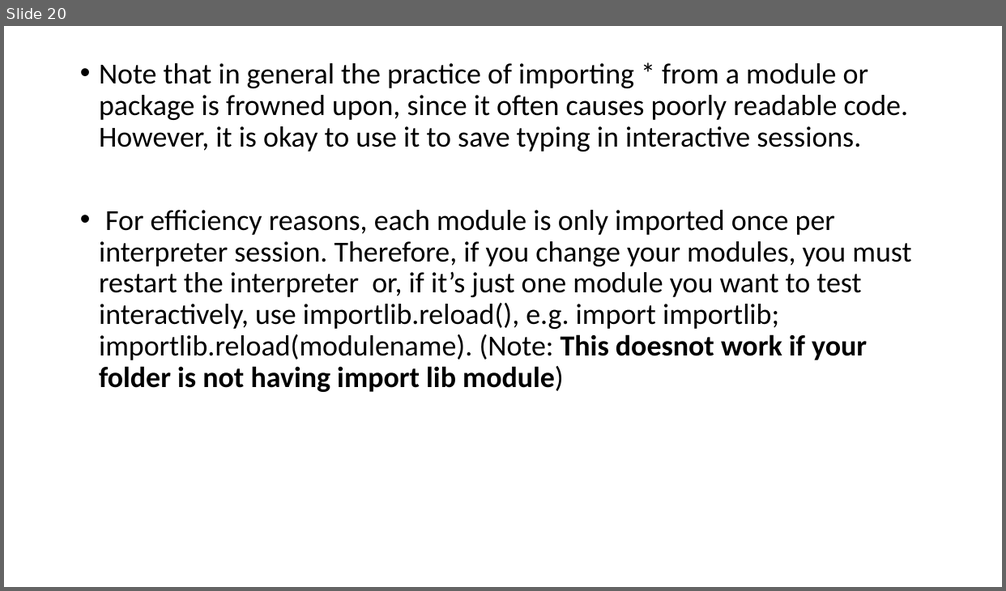
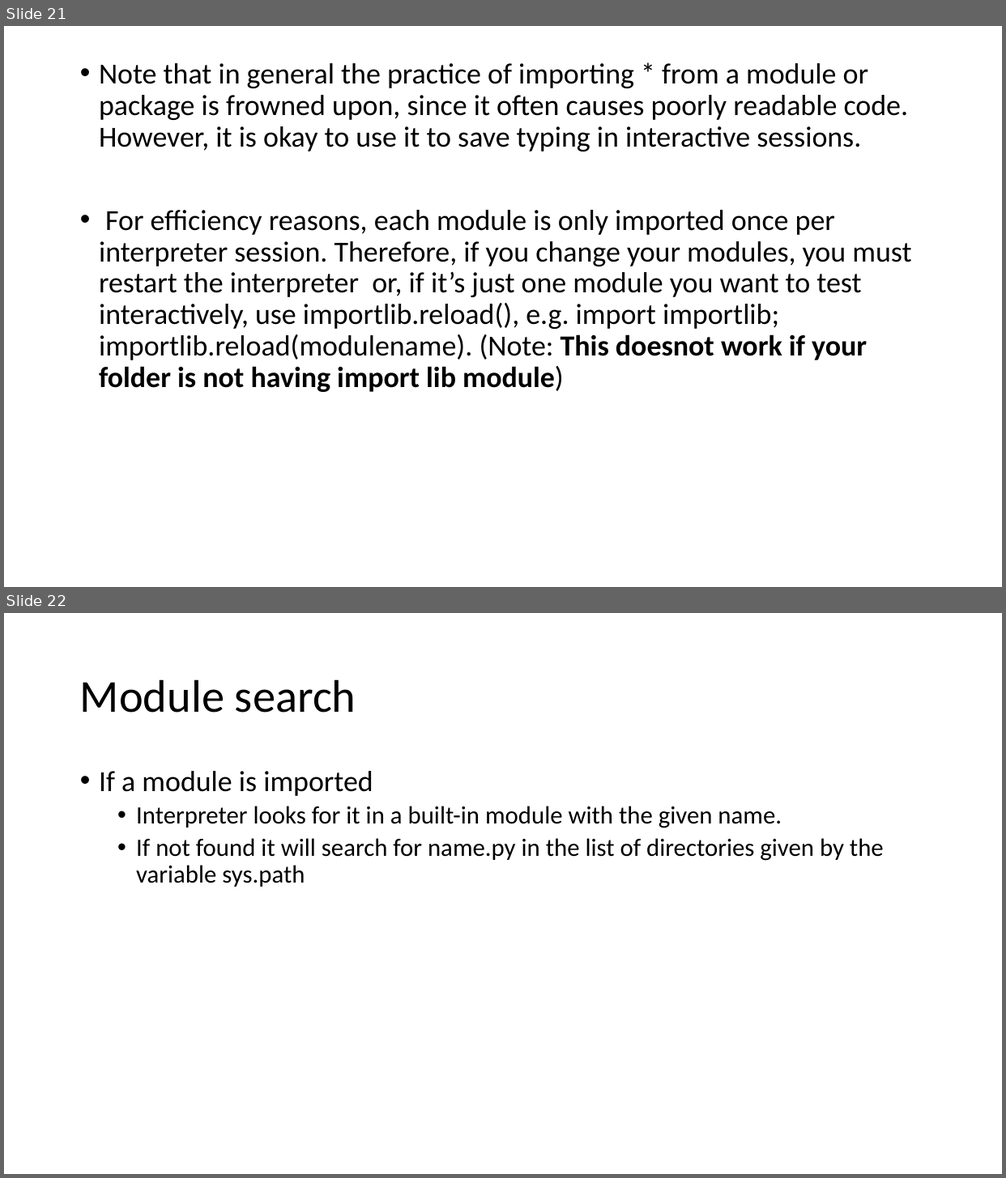
Before and after one commit to harry1180/python_basics, a slide deck: Python Basics Cntd.pptx. Shown one above the other, each under a label of ours: slide 20 before the commit, slides 21 and 22 after it. The pictures are 1006x591 and 1006x1178 pixels, drawn with LibreOffice and Linux fonts; fonts in the diff are those of the drawing. Boxes give left, top, right and bottom in pixels: in the first picture for what was removed or moved away, otherwise in the second. Text is boxed around its words. In the diff, an @@ line names an element or a change of style, - is before the commit and + after.

```diff
--- a/Python Basics Cntd.pptx
+++ b/Python Basics Cntd.pptx
@@ slide 22 added at <box>4,613,1002,1174</box>, background #FFFFFF @@
@@ title added at <box>80,679,356,713</box>, 44 pt, text #000000 @@
+Module search
@@ text added at <box>99,771,884,887</box>, 24 pt, text #000000 @@
+• If a module is imported
+  • Interpreter looks for it in a built-in module with the given name.
+  • If not found it will search for name.py in the list of directories given by the variable sys.path
@@ what was slide 20 is now slide 21 @@
```
Also in this commit, not shown: 1 slide changed, 7 other slides added, 7 other files.
